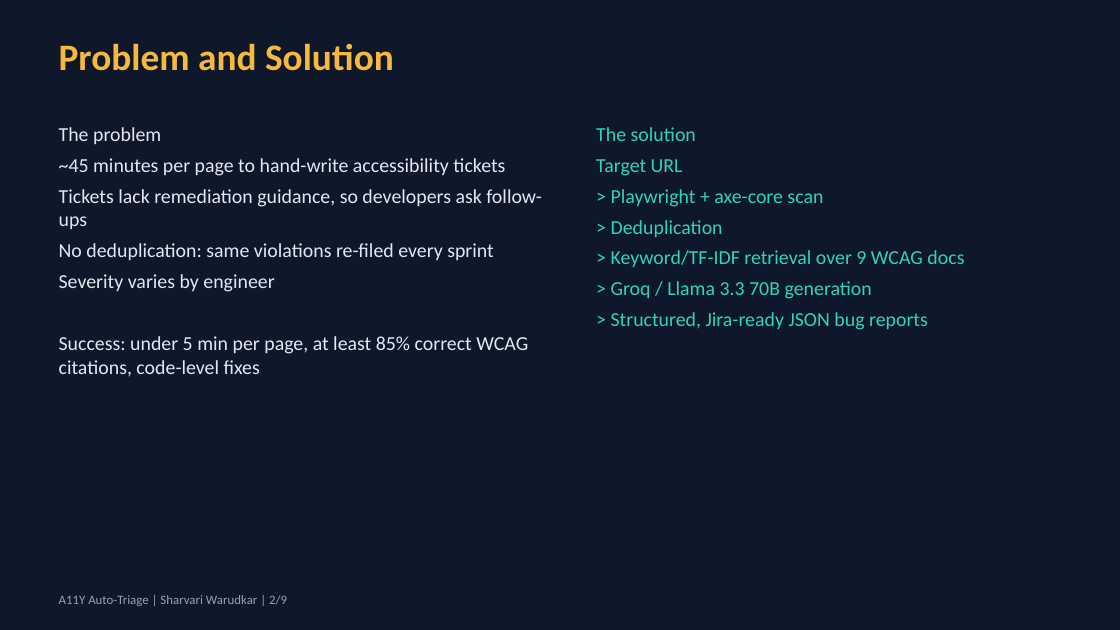
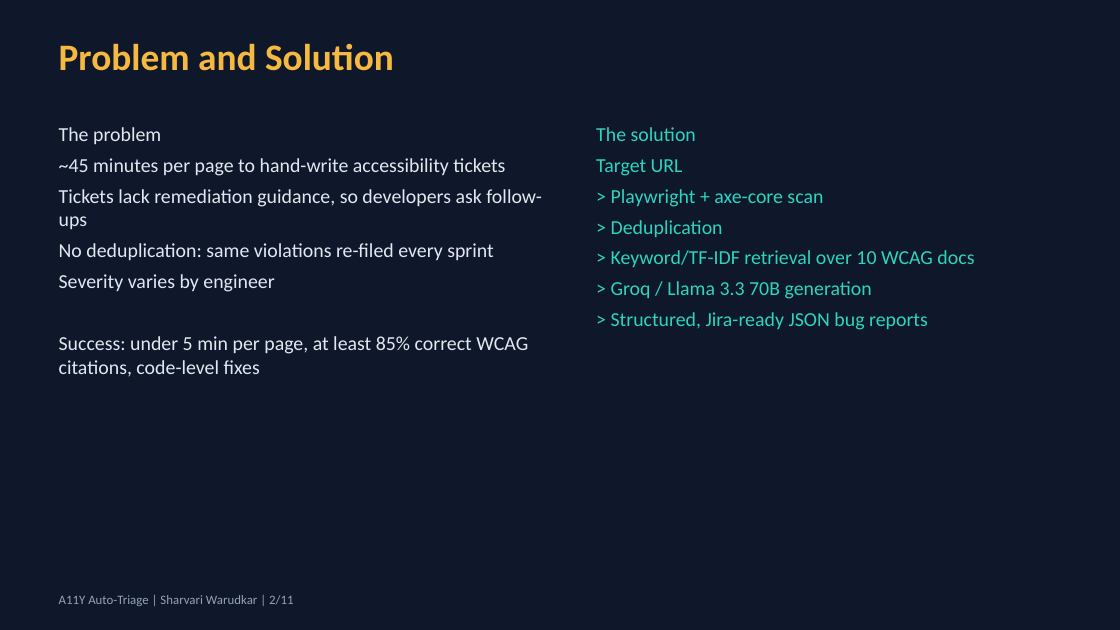
Before and after one commit to Sharvari-Warudkar/a11y-auto-triage, a slide deck: slide 2 of evidence/L1-a11y-auto-traige-presentation.pptx. Drawn at 1120x630 pixels with LibreOffice and Linux fonts; fonts in the diff are those of the drawing. Boxes give left, top, right and bottom in pixels: in the first picture for what was removed or moved away, otherwise in the second. Text is boxed around its words. In the diff, an @@ line names an element or a change of style, - is before the commit and + after.

```diff
--- a/evidence/L1-a11y-auto-traige-presentation.pptx
+++ b/evidence/L1-a11y-auto-traige-presentation.pptx
@@ text at [611,250,974,267]: text changed @@
-> Keyword/TF-IDF retrieval over 9 WCAG docs
+> Keyword/TF-IDF retrieval over 10 WCAG docs
@@ text at [59,595,293,606]: text changed @@
-A11Y Auto-Triage | Sharvari Warudkar | 2/9
+A11Y Auto-Triage | Sharvari Warudkar | 2/11
```
Also in this commit, not shown: 7 other slides changed, 2 slides added, 29 other files.
